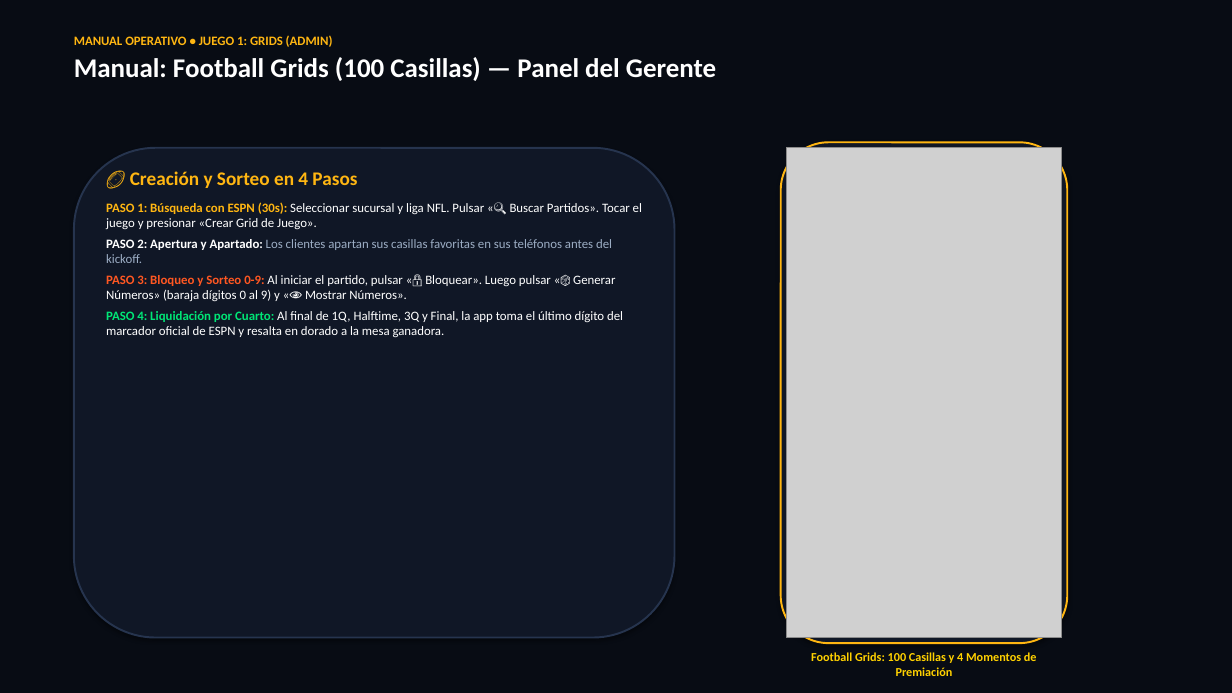
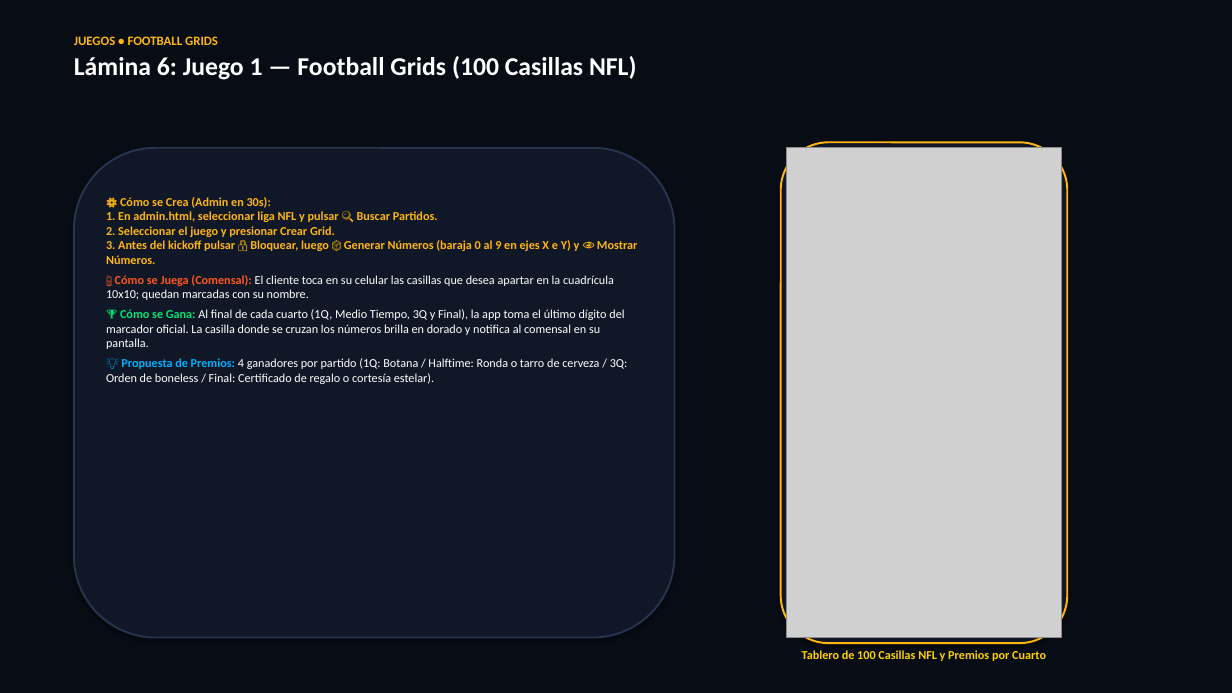
Before and after one commit to chefalbertomc/NFL-grids-, a slide deck: slide 6 of Drinks_and_Wins_Presentacion_Ejecutiva.pptx (slide 8 before the commit). Drawn at 1232x693 pixels with LibreOffice and Linux fonts; fonts in the diff are those of the drawing; grey boxes stand for pictures. Boxes give left, top, right and bottom in pixels: in the first picture for what was removed or moved away, otherwise in the second. Text is boxed around its words. In the diff, an @@ line names an element or a change of style, - is before the commit and + after.

Commit message:
feat(presentation): actualizar presentacion ejecutiva a 15 laminas exactas segun propuesta de Beto

```diff
--- a/Drinks_and_Wins_Presentacion_Ejecutiva.pptx
+++ b/Drinks_and_Wins_Presentacion_Ejecutiva.pptx
@@ text at box(74, 36, 637, 80): text changed; size 21 to 20 pt @@
-MANUAL OPERATIVO • JUEGO 1: GRIDS (ADMIN)
-Manual: Football Grids (100 Casillas) — Panel del Gerente
+JUEGOS • FOOTBALL GRIDS
+Lámina 6: Juego 1 — Football Grids (100 Casillas NFL)
@@ text at box(106, 197, 637, 384): text changed; size 10 to 9.5 pt @@
-🏈 Creación y Sorteo en 4 Pasos
-PASO 1: Búsqueda con ESPN (30s): Seleccionar sucursal y liga NFL. Pulsar «🔍 Buscar Partidos». Tocar el juego y presionar «Crear Grid de Juego».
-PASO 2: Apertura y Apartado: Los clientes apartan sus casillas favoritas en sus teléfonos antes del kickoff.
-PASO 3: Bloqueo y Sorteo 0-9: Al iniciar el partido, pulsar «🔒 Bloquear». Luego pulsar «🎲 Generar Números» (baraja dígitos 0 al 9) y «👁️ Mostrar Números».
-PASO 4: Liquidación por Cuarto: Al final de 1Q, Halftime, 3Q y Final, la app toma el último dígito del marcador oficial de ESPN y resalta en dorado a la mesa ganadora.
+⚙️ Cómo se Crea (Admin en 30s):
+1. En admin.html, seleccionar liga NFL y pulsar 🔍 Buscar Partidos.
+2. Seleccionar el juego y presionar Crear Grid.
+3. Antes del kickoff pulsar 🔒 Bloquear, luego 🎲 Generar Números (baraja 0 al 9 en ejes X e Y) y 👁️ Mostrar Números.
+📱 Cómo se Juega (Comensal): El cliente toca en su celular las casillas que desea apartar en la cuadrícula 10x10; quedan marcadas con su nombre.
+🏆 Cómo se Gana: Al final de cada cuarto (1Q, Medio Tiempo, 3Q y Final), la app toma el último dígito del marcador oficial. La casilla donde se cruzan los números brilla en dorado y notifica al comensal en su pantalla.
+💡 Propuesta de Premios: 4 ganadores por partido (1Q: Botana / Halftime: Ronda o tarro de cerveza / 3Q: Orden de boneless / Final: Certificado de regalo o cortesía estelar).
@@ text at box(802, 650, 1046, 661): text changed @@
-Football Grids: 100 Casillas y 4 Momentos de Premiación
+Tablero de 100 Casillas NFL y Premios por Cuarto
```
Also in this commit, not shown: 13 other slides changed, 1 slide added, 9 slides removed, 1 other file.
